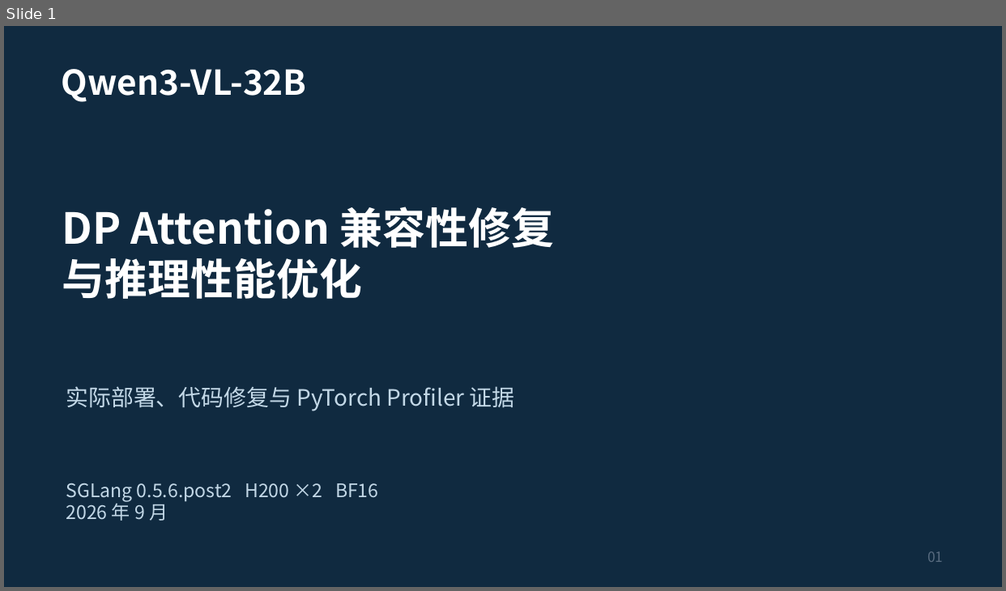
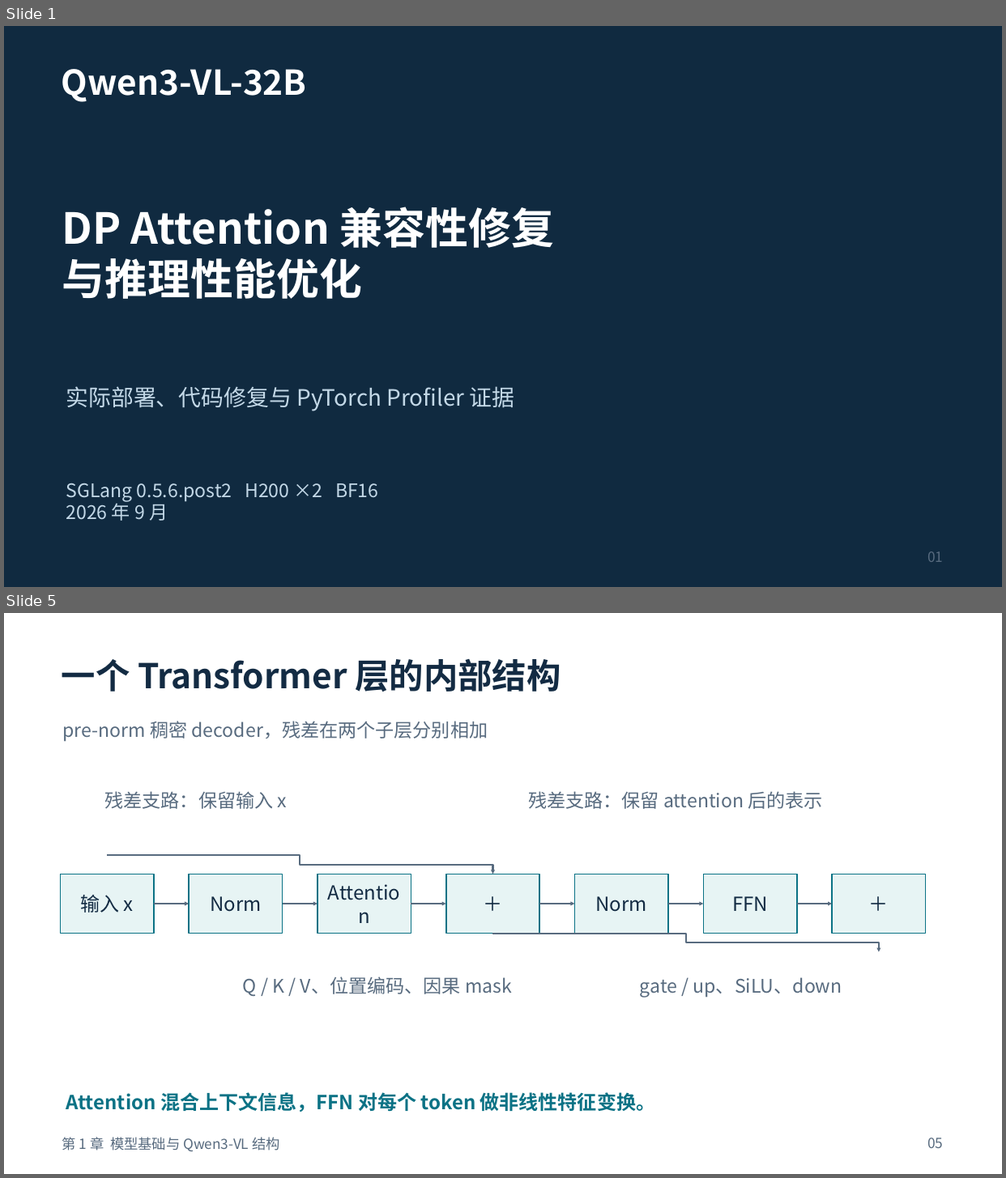
Before and after one commit to justsoloking-blip/qwen-vl-32B-project, a slide deck: slides/qwen3-vl-dp-attention-and-optimization.pptx. Shown one above the other, each under a label of ours: slide 1 before the commit, slides 1 and 5 after it; the slides between them are not shown. The pictures are 1006x591 and 1006x1178 pixels, drawn with LibreOffice and Linux fonts; fonts in the diff are those of the drawing. Boxes give left, top, right and bottom in pixels: in the first picture for what was removed or moved away, otherwise in the second. Text is boxed around its words. In the diff, an @@ line names an element or a change of style, - is before the commit and + after.

```diff
--- a/slides/qwen3-vl-dp-attention-and-optimization.pptx
+++ b/slides/qwen3-vl-dp-attention-and-optimization.pptx
@@ slide 5 added at box(4, 613, 1002, 1174), background #FFFFFF @@
@@ text added at box(62, 659, 560, 692), 33 pt, text #132B43, bold @@
+一个 Transformer 层的内部结构
@@ text added at box(63, 721, 488, 742), 18 pt, text #586B7F @@
+pre-norm 稠密 decoder，残差在两个子层分别相加
@@ text added at box(105, 791, 288, 809), 18 pt, text #586B7F @@
+残差支路：保留输入 x
@@ text added at box(528, 791, 822, 809), 18 pt, text #586B7F @@
+残差支路：保留 attention 后的表示
@@ elbow arrow added from (108, 855) to (493, 875), #586B7F 1.58 pt @@
@@ rectangle added at box(60, 875, 154, 934), fill #E7F4F4, outline #0B7285 1.2 pt, 18.8 pt, text #132B43 @@
+输入 x
@@ rectangle added at box(189, 875, 283, 934), fill #E7F4F4, outline #0B7285 1.2 pt, 18.8 pt, text #132B43 @@
+Norm
@@ rectangle added at box(317, 875, 411, 934), fill #E7F4F4, outline #0B7285 1.2 pt, 18.8 pt, text #132B43 @@
+Attention
@@ rectangle added at box(446, 875, 540, 934), fill #E7F4F4, outline #0B7285 1.2 pt, 18.8 pt, text #132B43 @@
+＋
@@ rectangle added at box(574, 875, 668, 934), fill #E7F4F4, outline #0B7285 1.2 pt, 18.8 pt, text #132B43 @@
+Norm
@@ rectangle added at box(703, 875, 797, 934), fill #E7F4F4, outline #0B7285 1.2 pt, 18.8 pt, text #132B43 @@
+FFN
@@ rectangle added at box(832, 875, 926, 934), fill #E7F4F4, outline #0B7285 1.2 pt, 18.8 pt, text #132B43 @@
+＋
@@ arrow added from (154, 905) to (189, 905), #586B7F 1.58 pt @@
@@ arrow added from (283, 905) to (317, 905), #586B7F 1.58 pt @@
@@ arrow added from (411, 905) to (446, 905), #586B7F 1.58 pt @@
@@ arrow added from (540, 905) to (574, 905), #586B7F 1.58 pt @@
@@ arrow added from (669, 905) to (703, 905), #586B7F 1.58 pt @@
@@ arrow added from (797, 905) to (832, 905), #586B7F 1.58 pt @@
@@ elbow arrow added from (493, 934) to (879, 952), #586B7F 1.58 pt @@
@@ text added at box(243, 977, 512, 996), 18 pt, text #586B7F @@
+Q / K / V、位置编码、因果 mask
@@ text added at box(640, 977, 842, 997), 18 pt, text #586B7F @@
+gate / up、SiLU、down
@@ text added at box(66, 1093, 655, 1112), 18.8 pt, text #0B7285, bold @@
+Attention 混合上下文信息，FFN 对每个 token 做非线性特征变换。
@@ text added at box(62, 1137, 280, 1152), 13.5 pt, text #586B7F @@
+第 1 章 模型基础与 Qwen3-VL 结构
@@ text added at box(927, 1138, 943, 1148), 13.5 pt, text #586B7F @@
+05
```
Also in this commit, not shown: 13 slides changed, 88 other slides added, 6 slides removed, 3 other files.
